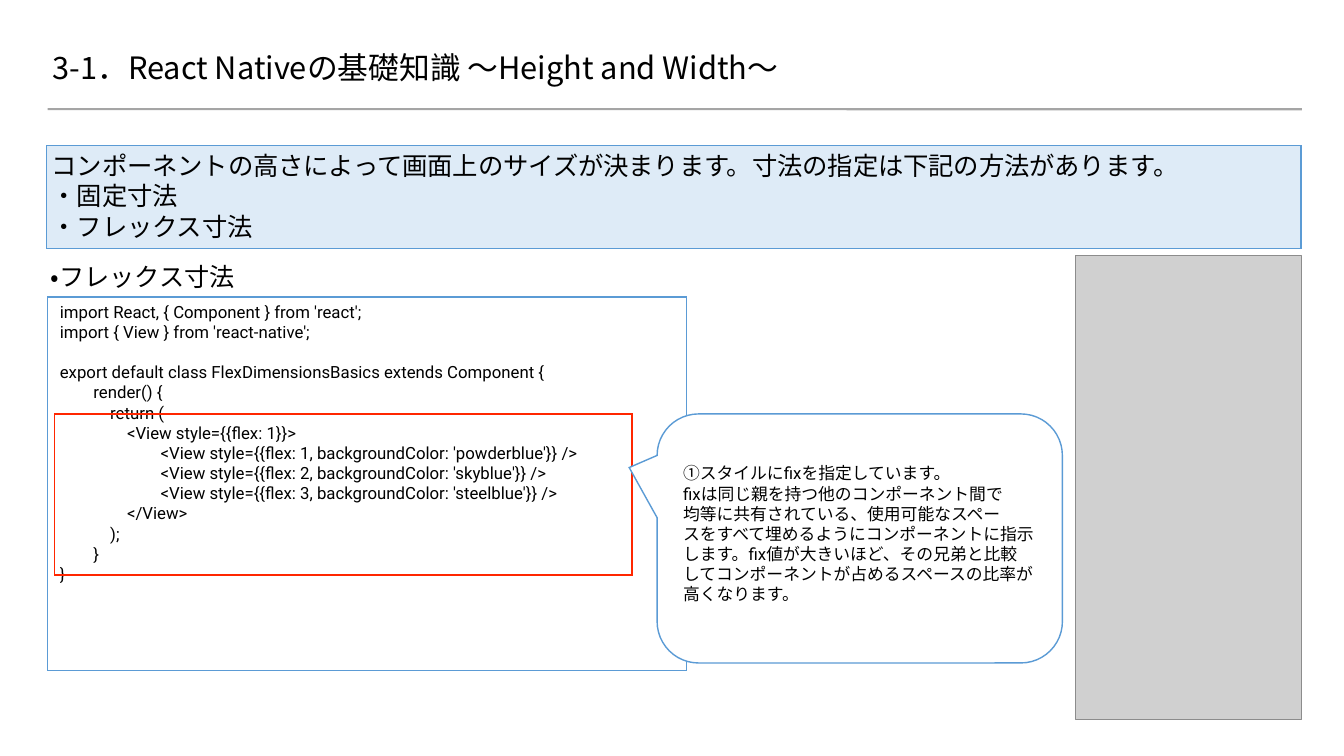
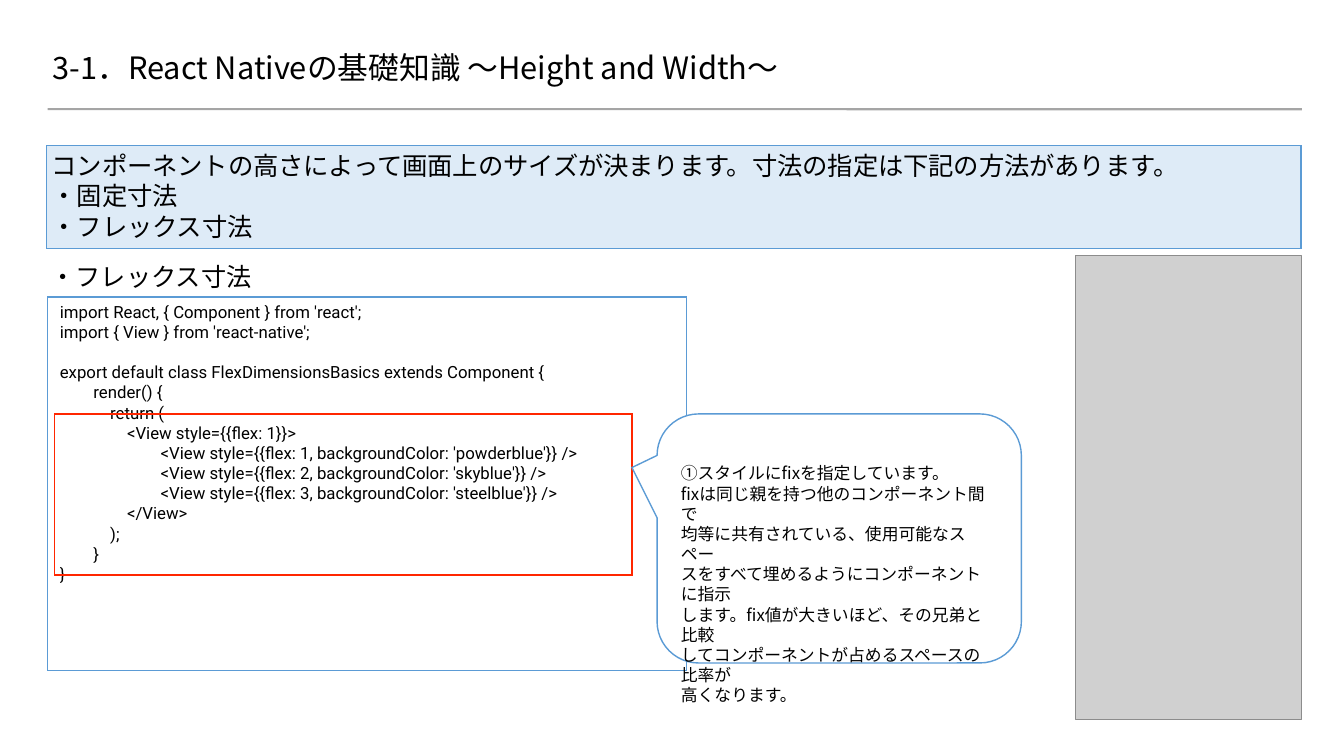
Before and after one commit to 2018SYSTEMI34/diary, a slide deck: slide 5 of doc/02_SlideShare/01.ネタ/３_ReactNative基礎知識/react-native.pptx. Drawn at 1344x756 pixels with LibreOffice and Linux fonts; fonts in the diff are those of the drawing; grey boxes stand for pictures; background and template pictures are left out. Boxes give left, top, right and bottom in pixels: in the first picture for what was removed or moved away, otherwise in the second. Text is boxed around its words. In the diff, an @@ line names an element or a change of style, - is before the commit and + after.

Commit message:
reactnative基礎知識＿最終修正20190329
reactnative基礎知識＿最終修正20190329

```diff
--- a/doc/02_SlideShare/01.ネタ/３_ReactNative基礎知識/react-native.pptx
+++ b/doc/02_SlideShare/01.ネタ/３_ReactNative基礎知識/react-native.pptx
@@ text "・フレックス寸法" at bbox=[51, 264, 252, 288]: font Roboto to Noto Sans CJK JP @@
@@ rounded speech box: place and size @@
-rounded speech box at bbox=[657, 414, 1063, 663]
+rounded speech box at bbox=[657, 414, 1021, 663]
@@ text "①スタイルにfixを指定しています。" at bbox=[681, 465, 982, 703]: font Roboto to Noto Sans CJK JP @@
```
Also in this commit, not shown: 10 other slides changed, 1 slide added, 1 other file.
